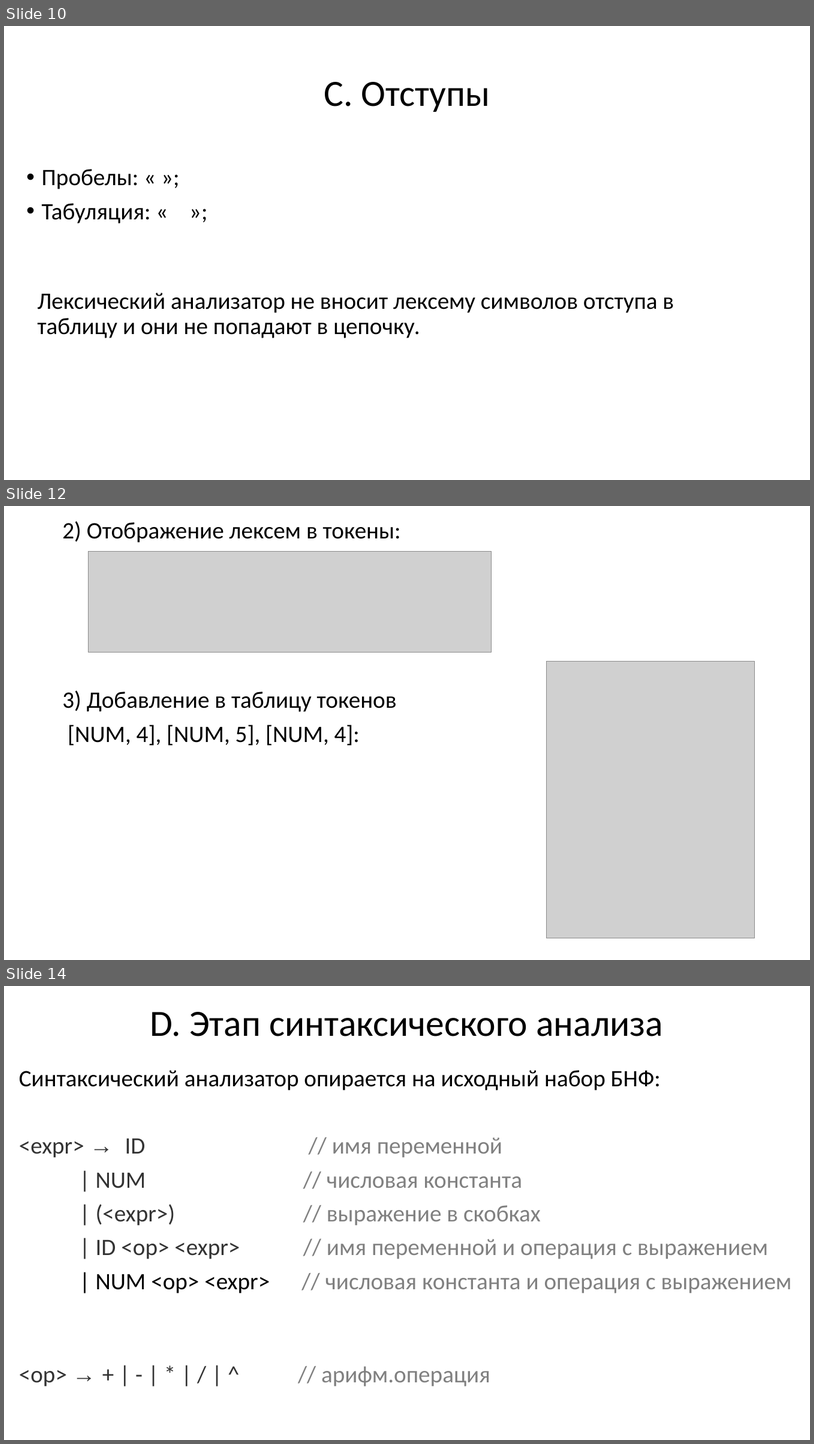
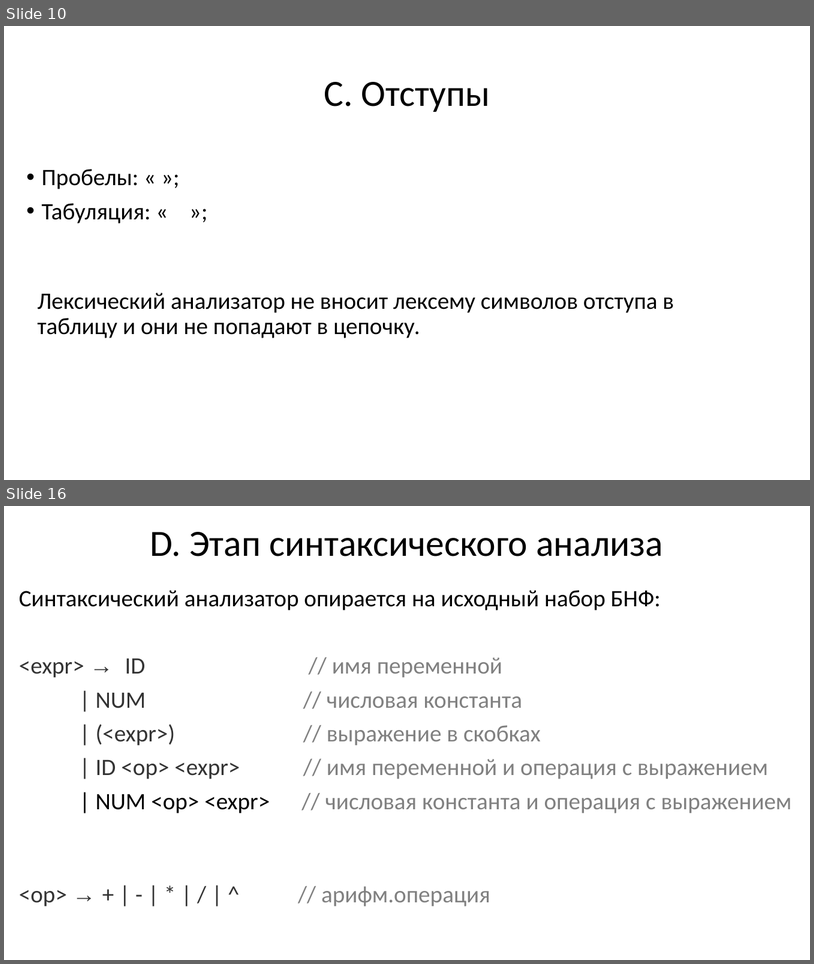
Before and after one commit to goddamnteam/korzun, a slide deck: task3.pptx. Shown one above the other, each under a label of ours: slides 10, 12 and 14 before the commit, slides 10 and 16 after it; the slides between them are not shown. The pictures are 814x1444 and 814x964 pixels, drawn with LibreOffice and Linux fonts; fonts in the diff are those of the drawing; grey boxes stand for pictures. Boxes give left, top, right and bottom in pixels: in the first picture for what was removed or moved away, otherwise in the second. Text is boxed around its words. In the diff, an @@ line names an element or a change of style, - is before the commit and + after.

```diff
--- a/task3.pptx
+++ b/task3.pptx
@@ slide 12 removed at bbox=[4, 506, 810, 960], background #FFFFFF @@
@@ text removed at bbox=[62, 521, 401, 745] @@
-2) Отображение лексем в токены:
-3) Добавление в таблицу токенов
-[NUM, 4], [NUM, 5], [NUM, 4]:
@@ picture removed at bbox=[89, 552, 492, 652] @@
@@ picture removed at bbox=[546, 661, 755, 938] @@
@@ what was slide 14 is now slide 16 @@
```
Also in this commit, not shown: 13 slides changed, 9 slides added, 6 other slides removed.
